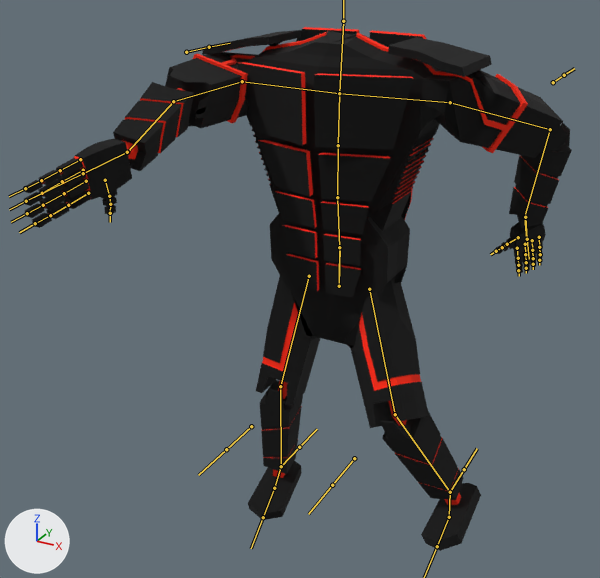
The FBX model Assets/Meshes/Animations/cyborgAnimations.fbx, before and after one commit.
Rendered twice from a 50 mm camera at (1.027, -2.089, 1.852) aimed at (-0.029, -0.169, 0.892). The lights are fixed; the arrows at lower left show +X, +Y and +Z. Both versions are drawn at frame 11 of the action 'cyborgArmature|Body SideRun'; the numbers are the values there. The bones that bend it are drawn over the model as lines.

Names of what the first picture shows: 'cyborgMesh'.
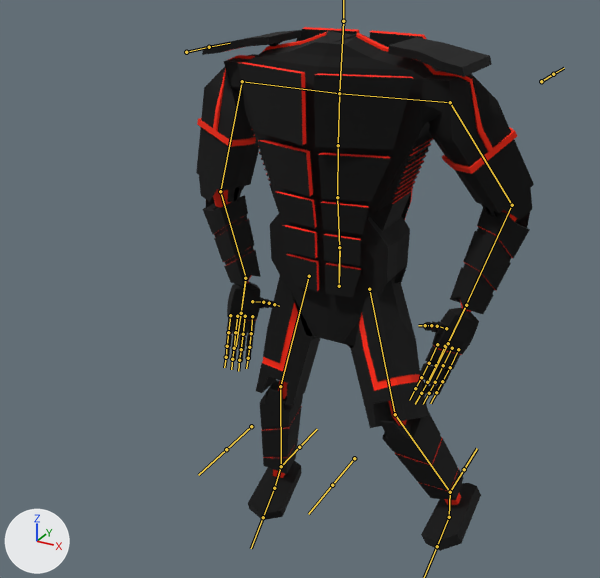
What the commit changed:
Bone 'arm1.L' (bone_arm1_l) turns from (-93, 37, -115) to (-40, 38, -89) degrees about its own x, y and z.
Bone 'arm2.L' (bone_arm2_l) turns from (65, -3, 1) to (58, -1, 1) degrees about its own x, y and z.
Bone 'Palm.L' (bone_palm_l) turns from (-22, -2, -11) to (-1, 0, -4) degrees about its own x, y and z.
Bone 'arm1.R' (bone_arm1_r) turns from (98, -2, -12) to (-25, -69, 96) degrees about its own x, y and z.
Bone 'arm2.R' (bone_arm2_r) turns from (12, -1, 8) to (22, -3, 13) degrees about its own x, y and z.
Bone 'Palm.R' (bone_palm_r) turns from (-54, -60, 59) to (-25, -66, 3) degrees about its own x, y and z.

Changed parts and their boxes (x1, y1, x2, y2) in the pictures (600 x 578 px):
'cyborgMesh', posed (38% narrower)
    before: (24, 27, 572, 551)
    after: (196, 27, 534, 551)
bone 'arm1.L', root to tip
    before: (450, 102) to (550, 129)
    after: (450, 102) to (512, 205)
bone 'arm2.L', root to tip
    before: (550, 129) to (524, 217)
    after: (512, 205) to (466, 305)
bone 'Palm.L', root to tip
    before: (524, 217) to (526, 239)
    after: (466, 305) to (447, 343)
bone 'arm1.R', root to tip
    before: (242, 81) to (173, 101)
    after: (242, 81) to (220, 191)
bone 'arm2.R', root to tip
    before: (173, 101) to (127, 152)
    after: (220, 191) to (246, 278)
bone 'Palm.R', root to tip
    before: (127, 152) to (83, 173)
    after: (246, 278) to (241, 313)
